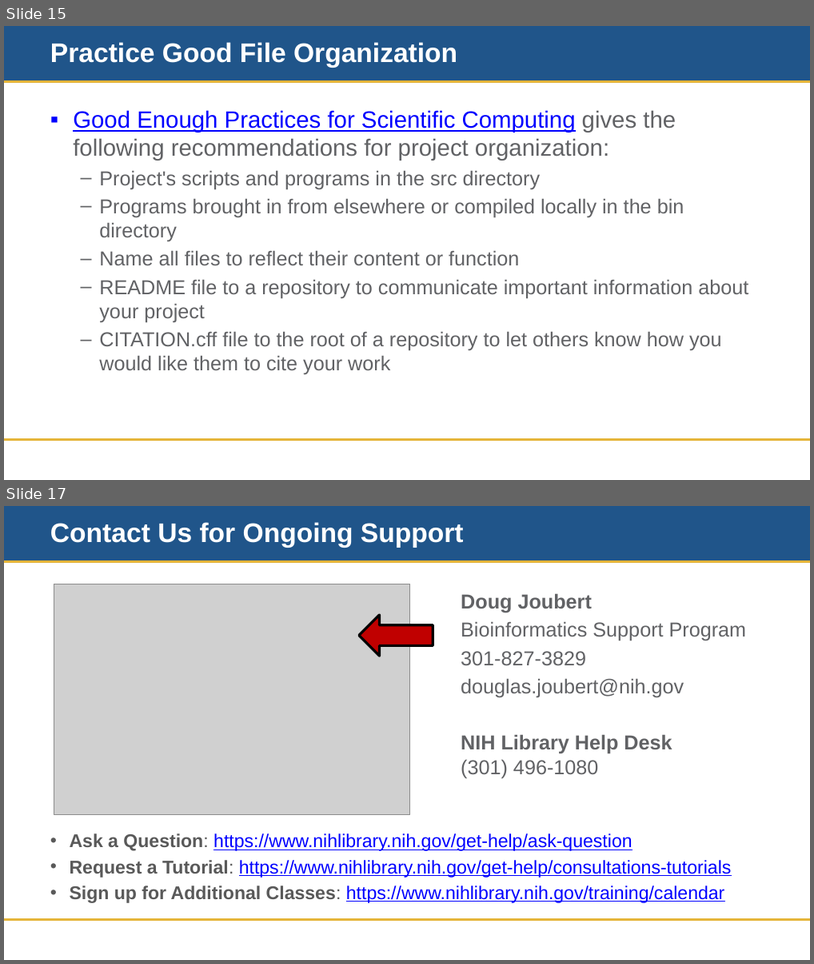
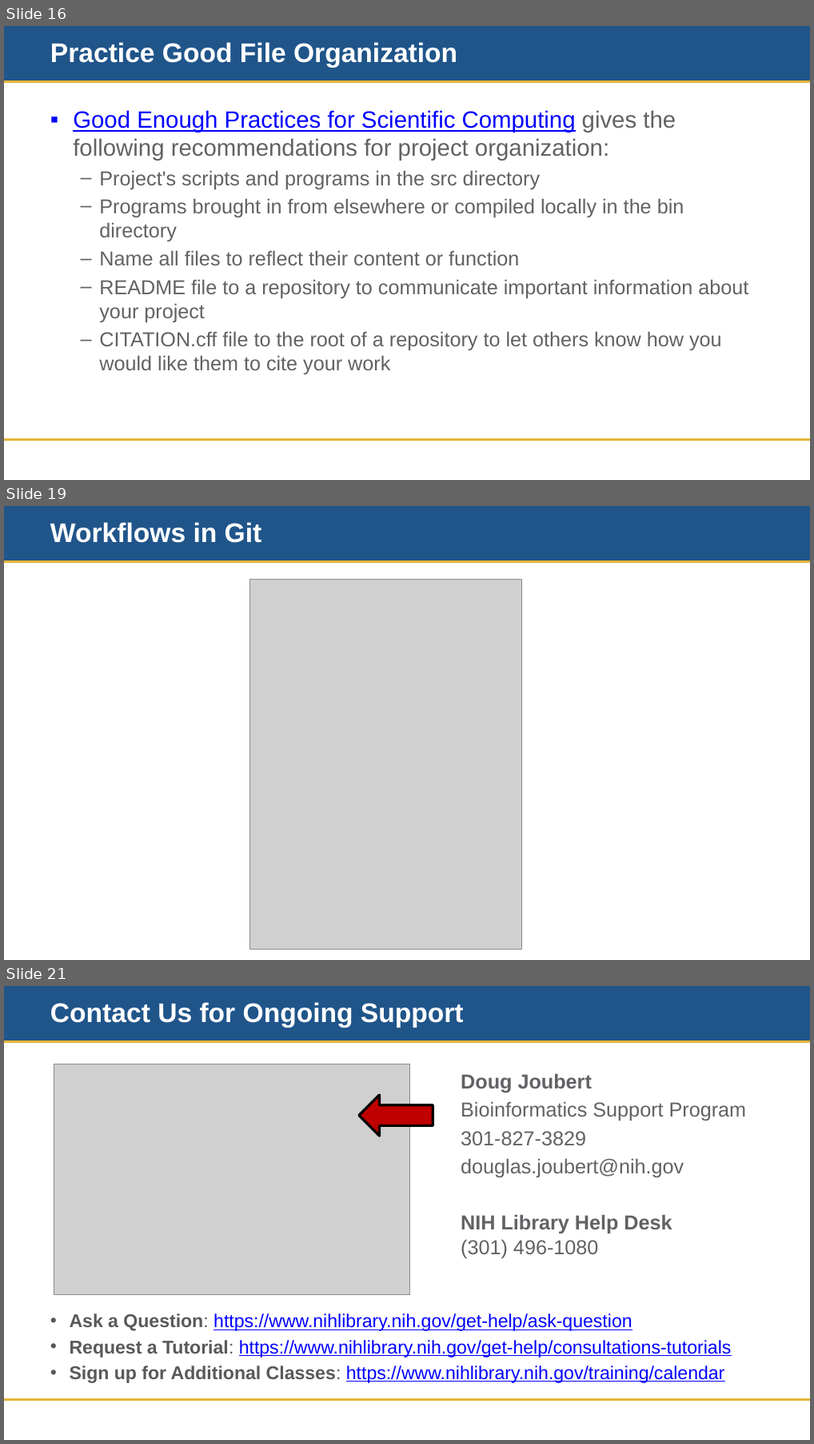
Before and after one commit to doujouDC/nihl-intro-r-classes, a slide deck: r-project-mgmt-repro/nih-r-project-mgmt-training-material/nihl-r-project-mgmt.pptx. Shown one above the other, each under a label of ours: slides 15 and 17 before the commit, slides 16, 19 and 21 after it; the slides between them are not shown. The pictures are 814x964 and 814x1444 pixels, drawn with LibreOffice and Linux fonts; fonts in the diff are those of the drawing; grey boxes stand for pictures; background and template pictures are left out. Boxes give left, top, right and bottom in pixels: in the first picture for what was removed or moved away, otherwise in the second. Text is boxed around its words. In the diff, an @@ line names an element or a change of style, - is before the commit and + after.

```diff
--- a/r-project-mgmt-repro/nih-r-project-mgmt-training-material/nihl-r-project-mgmt.pptx
+++ b/r-project-mgmt-repro/nih-r-project-mgmt-training-material/nihl-r-project-mgmt.pptx
@@ slide 19 added at <box>4,506,810,960</box>, background #FFFFFF; not listed: 3 template elements that a slide beside it also shows @@
@@ title added at <box>50,522,262,543</box>, 32 pt, text #FFFFFF, bold @@
+Workflows in Git
@@ picture added at <box>250,579,522,949</box> @@
@@ rectangle added at <box>4,911,810,960</box>, fill #FFFFFF @@
@@ what was slide 15 is now slide 16 @@
@@ what was slide 17 is now slide 21 @@
```
Also in this commit, not shown: 2 slides changed, 3 other slides added, 4 other files.
